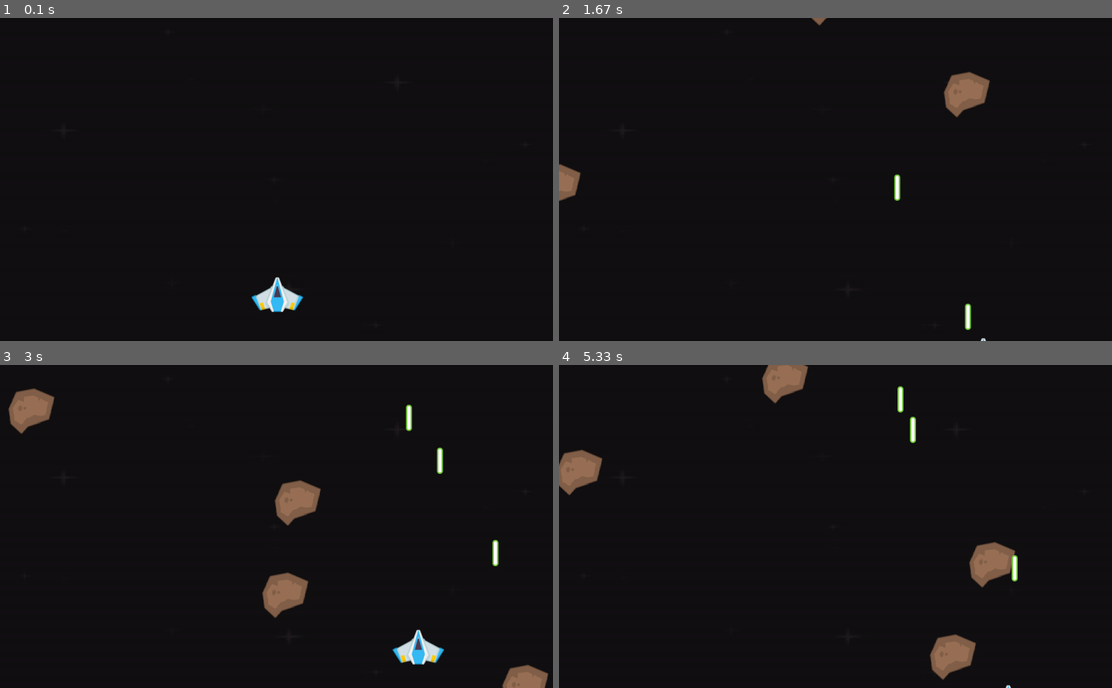
Above: before the commit, frames 1-4 (two rows, left to right).
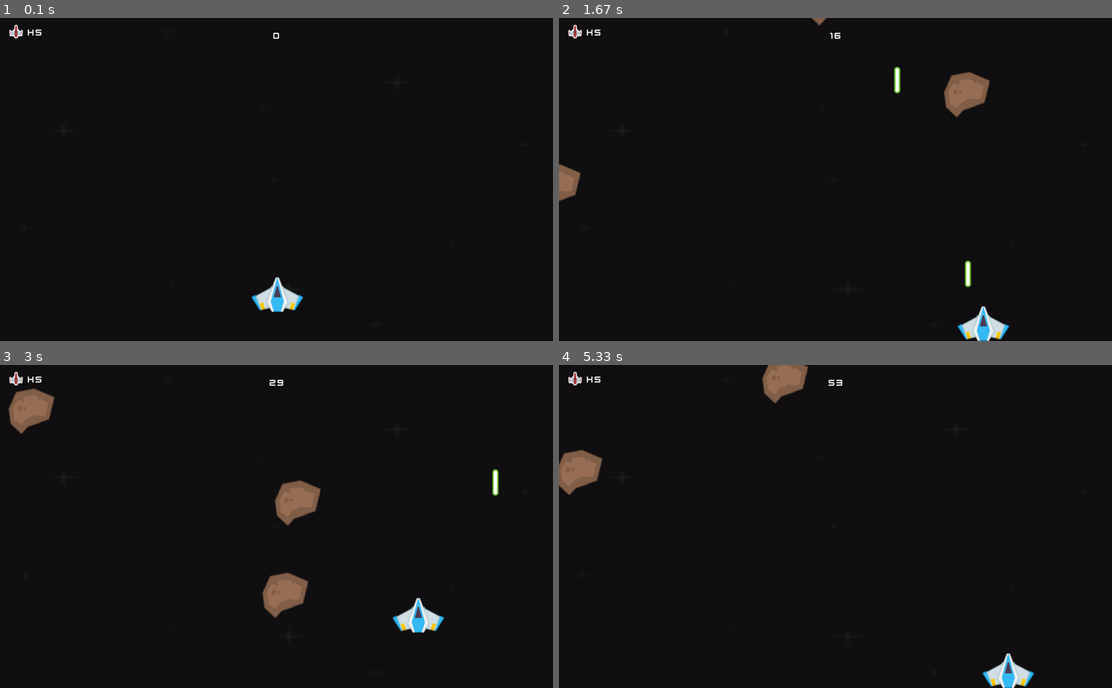
Above: after the commit, the same moments.

Repository: MrigyanMaharjan/Space_Invaders_with_Pygame
Game: pygame game, started from index.py
The game is run twice, just before and just after one commit, with the same random seed, the same clock (stepped at 60 frames per second) and the same inputs.
Inputs:
- Up to frame 1 (0.1 s): no input
- Up to frame 2 (1.67 s): hold S 0.33-0.8 s; hold Right 0.33-0.8 s; tap Space at 0.83, 1.23, 1.53 s; hold Right 1.17-1.63 s; hold D 1.17-1.63 s
- Up to frame 3 (3 s): hold Up 1.67-1.97 s; hold W 1.67-1.97 s; tap Space at 1.73, 2.07, 2.37, 2.57, 2.87 s; hold Right 2-2.47 s; hold D 2-2.47 s; hold Left from 2.5 s (still down); hold A from 2.5 s (still down)
- Up to frame 4 (5.33 s): release Left at 3.03 s; release A at 3.03 s; hold Down 3.07-3.37 s; hold S 3.07-3.37 s; tap Space at 3.13, 3.47, 3.77, 3.9, 4.3, 4.6, 4.97 s; hold Left 3.4-3.8 s; hold A 3.4-3.8 s; hold Up 3.83-4.2 s; hold W 3.83-4.2 s; hold Right 4.23-4.87 s; hold D 4.23-4.87 s; hold Down 4.9-5.27 s; hold S 4.9-5.27 s; hold Left from 5.3 s (still down); hold A from 5.3 s (still down)

The runs differ from the first frame. In frame 1, 0.1% of the frame differs, in the area x 1-51%, y 2-7%; in frame 2, 1.0%; in frame 3, 2.1%; in frame 4, 2.6%, in the area x 1-86%, y 2-100%.

Commit message:
collision and score with lives and exit on game over

Diff:
--- a/index.py
+++ b/index.py
@@ -4,10 +4,30 @@
 from random import uniform
 width = 1200
 height = 700
+pygame.init()
+pygame
 
 meteor=pygame.image.load("PNG/Meteors/meteorBrown_big2.png")
 meteor=pygame.transform.scale(meteor,(100,100))
 laser_image=pygame.image.load("PNG/Lasers/laserGreen06.png");
+font=pygame.font.Font("Bonus/kenvector_future.ttf")
+life=pygame.image.load("PNG/UI/playerLife1_red.png")
+life=pygame.transform.scale(life,(30,30))
+
+def displayscore():
+    currentscore=pygame.time.get_ticks()//100
+    font_surface=font.render(str(currentscore),True,"white")
+    font_rect=font_surface.get_frect(midbottom=(width/2,50))
+    display_surface.blit(font_surface,font_rect)
+
+def displaylives(lives):
+    lives_count="X"+str(lives)
+    lives_text=font.render(lives_count,True,"White")
+    display_surface.blit(life,(20,15))
+    display_surface.blit(lives_text,(60,20))
+    if lives<=0:
+        pygame.quit()
+
 class Plane(pygame.sprite.Sprite):
     def __init__(self, groups):
         super().__init__(groups)
@@ -18,6 +38,8 @@
         self.canshoot=True
         self.shottime=pygame.time.get_ticks()
         self.shotdelay=400
+        self.health=5
+        self.mask=pygame.mask.from_surface(self.image)
 
     def update(self, dt):
         keys = pygame.key.get_pressed()
@@ -28,16 +50,22 @@
 
         if self.direction.length_squared() > 0:
             self.direction = self.direction.normalize()
-
             self.rect.centerx += self.direction.x * self.speed * dt
             self.rect.centery += self.direction.y * self.speed * dt
 
-
+        if self.rect.left < 0:
+            self.rect.left = 0
+        if self.rect.right > width:
+            self.rect.right = width
+        if self.rect.top < 0:
+            self.rect.top = 0
+        if self.rect.bottom > height:
+            self.rect.bottom = height
         current_time = pygame.time.get_ticks()
         keys_just_pressed = pygame.key.get_just_pressed()
 
         if keys_just_pressed[pygame.K_SPACE] and (current_time - self.shottime > self.shotdelay):
-            Laser(sprites, self.rect.centerx, self.rect.top, laser_image)
+            Laser((sprites,laser_sprites), self.rect.centerx, self.rect.top, laser_image)
             self.shottime = current_time  # Update shot time
 
 
@@ -49,7 +77,6 @@
         self.rect = self.image.get_frect(center=(random.randint(0,width), -100))
         self.speed=400;
         self.direction=pygame.Vector2(uniform(-0.5,0.5),1)
-
     def update(self,dt):
         self.rect.center+=self.direction*self.speed*dt
         if self.rect.centery>=height+20:
@@ -60,7 +87,7 @@
         super().__init__(groups)
         self.image=laser_image
         self.rect=self.image.get_frect(center=(x,y))
-        self.speed=400
+        self.speed=600
 
     def update(self,dt):
         self.rect.centery-=self.speed*dt
@@ -68,7 +95,7 @@
             self.kill()
 
 
-pygame.init()
+
 
 display_surface = pygame.display.set_mode((width, height))
 pygame.display.set_caption("Space Invaders")
@@ -78,6 +105,8 @@
 
 sprites = pygame.sprite.Group()
 plane = Plane(sprites)
+meteor_sprites=pygame.sprite.Group();
+laser_sprites=pygame.sprite.Group();
 
 
 
@@ -95,11 +124,25 @@
         if event.type == pygame.QUIT:
             running = False
         if event.type==meteor_event:
-            Meteor(sprites,meteor)
+            Meteor((sprites,meteor_sprites),meteor)
     sprites.update(dt)
 
+    hit_player=pygame.sprite.spritecollide(plane,meteor_sprites,True,pygame.sprite.collide_mask)
+    if hit_player:
+        plane.health=plane.health-1
+        print(plane.health)
+        if plane.health<=0:
+            print("game over")
+
+    for laser in laser_sprites:
+        collided_meteor=pygame.sprite.spritecollide(laser,meteor_sprites,True)
+        if collided_meteor:
+            laser.kill()
     display_surface.blit(background, (0, 0))
+    displayscore()
+    displaylives(plane.health)
     sprites.draw(display_surface)
+
     pygame.display.update()
 
 pygame.quit()
